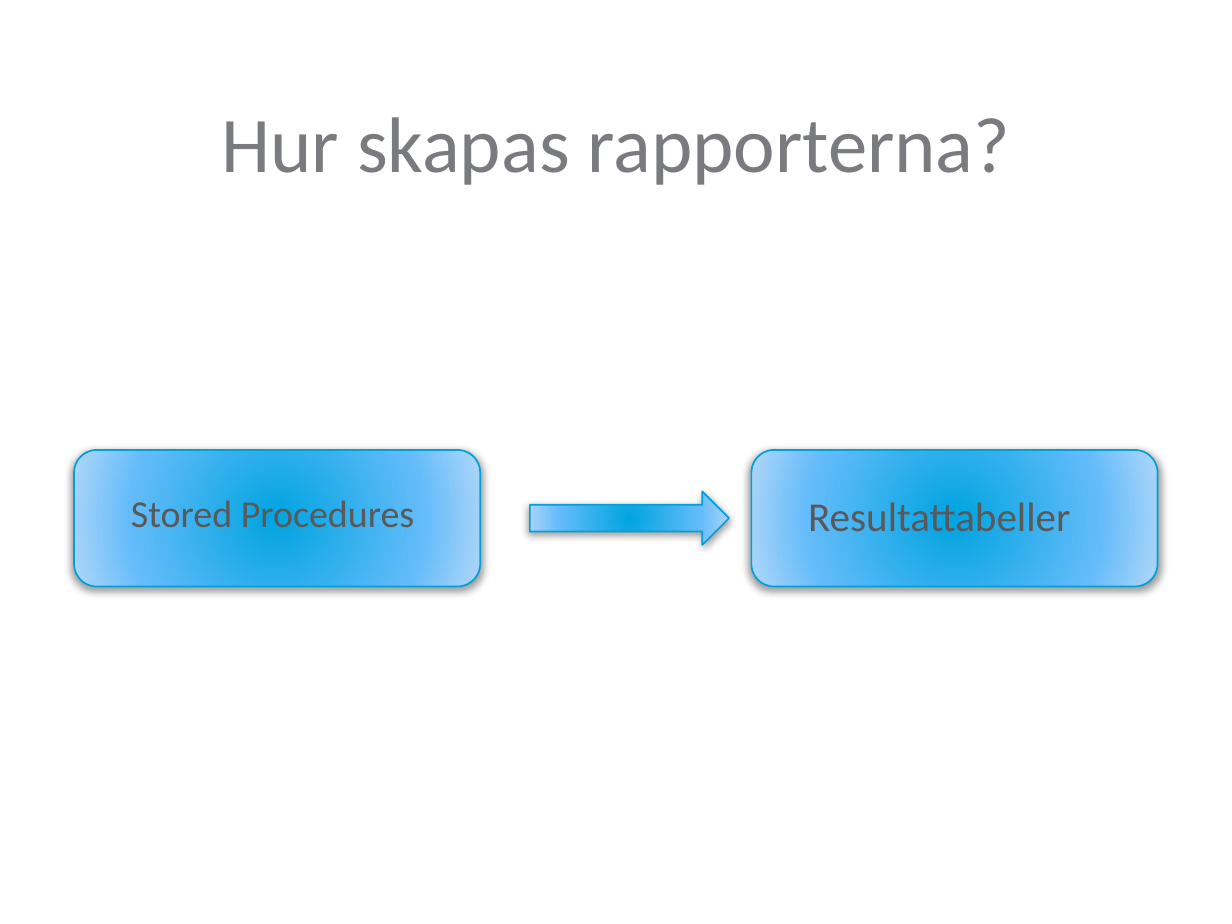
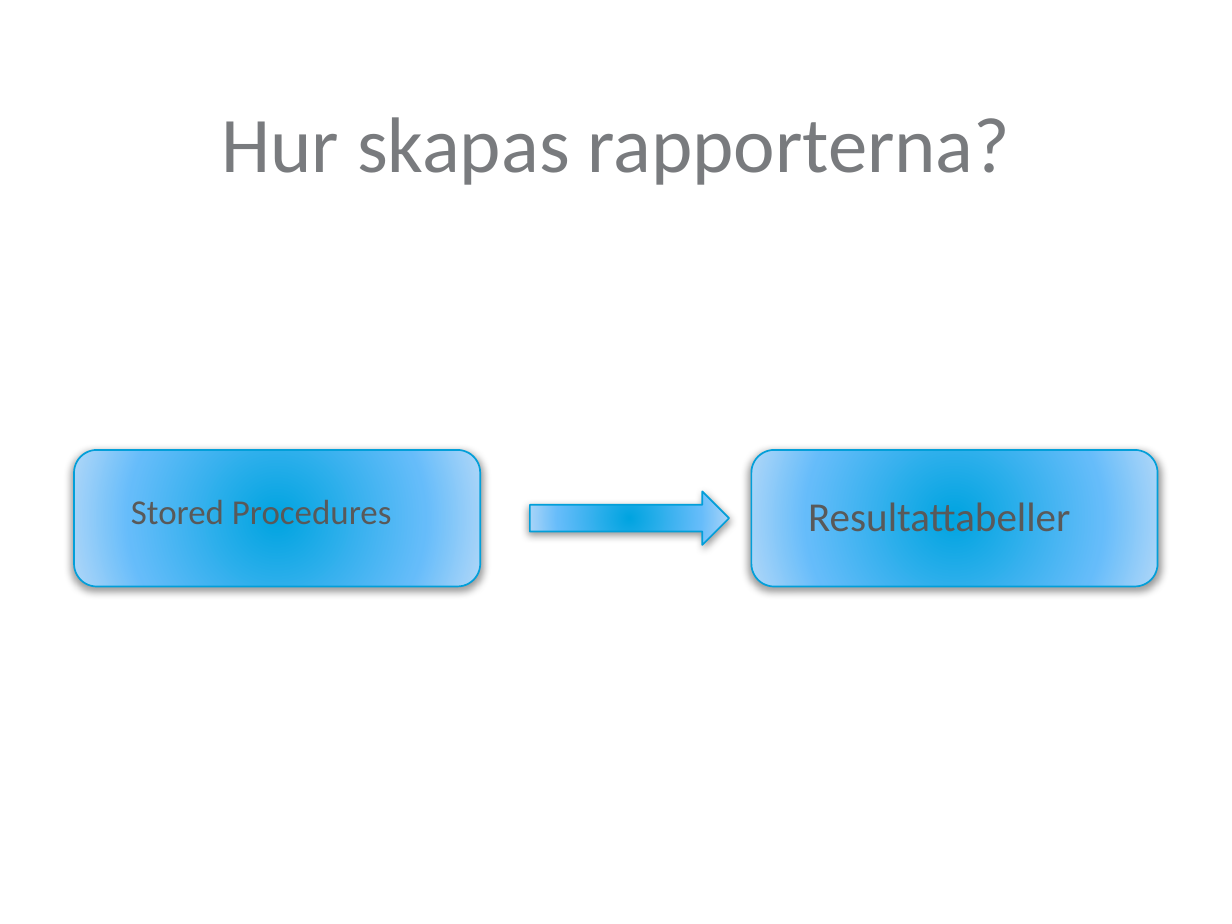
Before and after one commit to Maxenboy/Master-Thesis, a slide deck: slide 11 of Presentation/PresentationLTH.pptx. Drawn at 1232x924 pixels with LibreOffice and Linux fonts; fonts in the diff are those of the drawing; background and template pictures are left out. Boxes give left, top, right and bottom in pixels: in the first picture for what was removed or moved away, otherwise in the second. Text is boxed around its words. In the diff, an @@ line names an element or a change of style, - is before the commit and + after.

```diff
--- a/Presentation/PresentationLTH.pptx
+++ b/Presentation/PresentationLTH.pptx
@@ text "Stored Procedures" at box(131, 495, 392, 533): size 22.2 to 20.4 pt @@
```
Also in this commit, not shown: 2 other slides changed, 1 slide removed, 1 other file.
